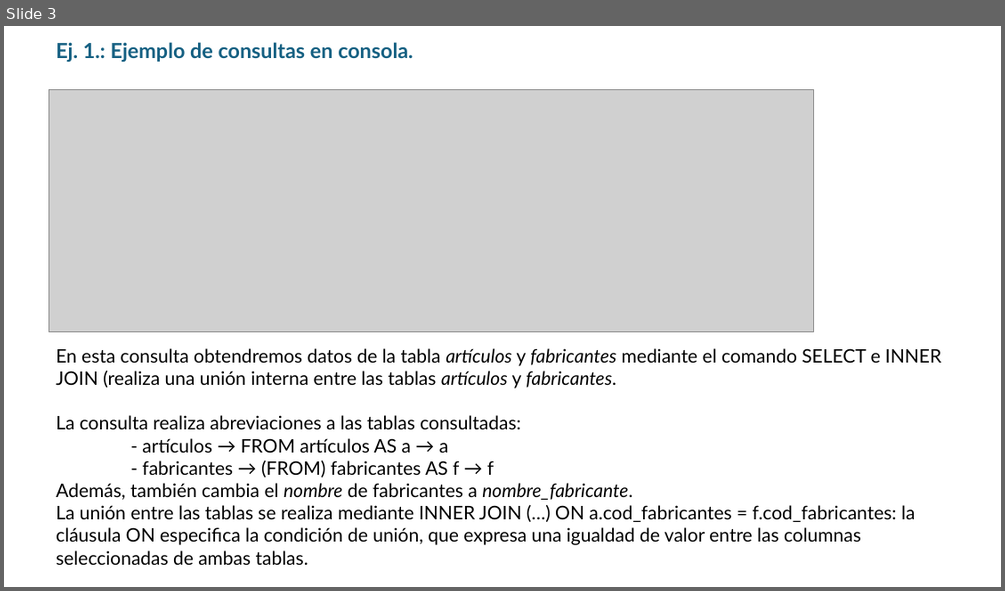
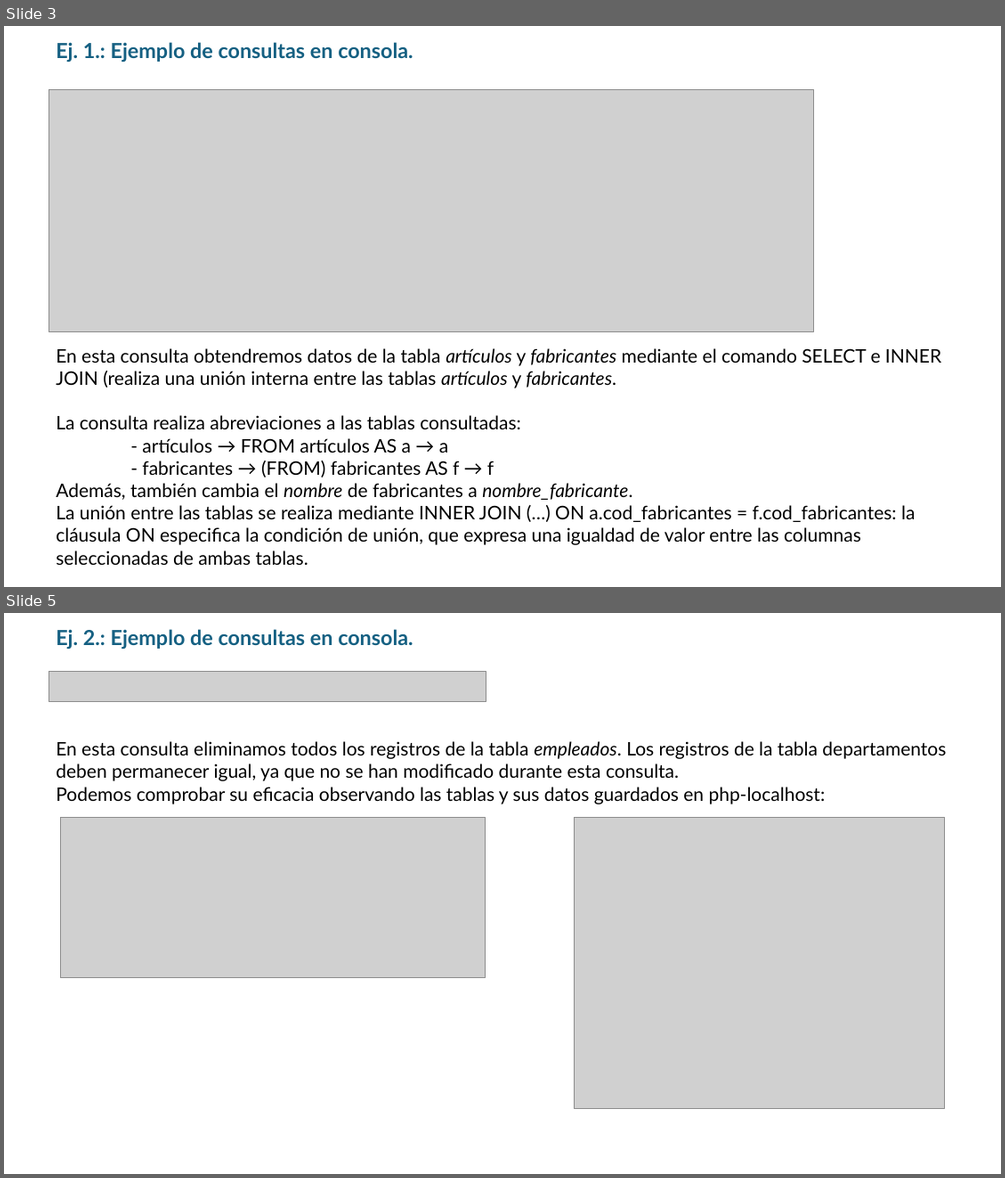
Before and after one commit to AchillesD9-Alex/-2024-Java-Angular-Bootcamp, a slide deck: [JAVA]/C3/TA16/ta16.pptx. Shown one above the other, each under a label of ours: slide 3 before the commit, slides 3 and 5 after it; the slides between them are not shown. The pictures are 1005x591 and 1005x1178 pixels, drawn with LibreOffice and Linux fonts; fonts in the diff are those of the drawing; grey boxes stand for pictures. Boxes give left, top, right and bottom in pixels: in the first picture for what was removed or moved away, otherwise in the second. Text is boxed around its words. In the diff, an @@ line names an element or a change of style, - is before the commit and + after.

```diff
--- a/[JAVA]/C3/TA16/ta16.pptx
+++ b/[JAVA]/C3/TA16/ta16.pptx
@@ slide 5 added at [4,613,1001,1174], background #FFFFFF @@
@@ text added at [56,629,413,649], 20 pt, text #156082, bold @@
+Ej. 2.: Ejemplo de consultas en consola.
@@ picture added at [48,672,486,701] @@
@@ text added at [56,741,946,804], 18 pt, text #000000 @@
+En esta consulta eliminamos todos los registros de la tabla empleados. Los registros de la tabla departamentos deben permanecer igual, ya que no se han modificado durante esta consulta.
+Podemos comprobar su eficacia observando las tablas y sus datos guardados en php-localhost:
@@ picture added at [60,818,485,978] @@
@@ picture added at [574,818,945,1109] @@
```
Also in this commit, not shown: 5 other slides added, 4 other files.
